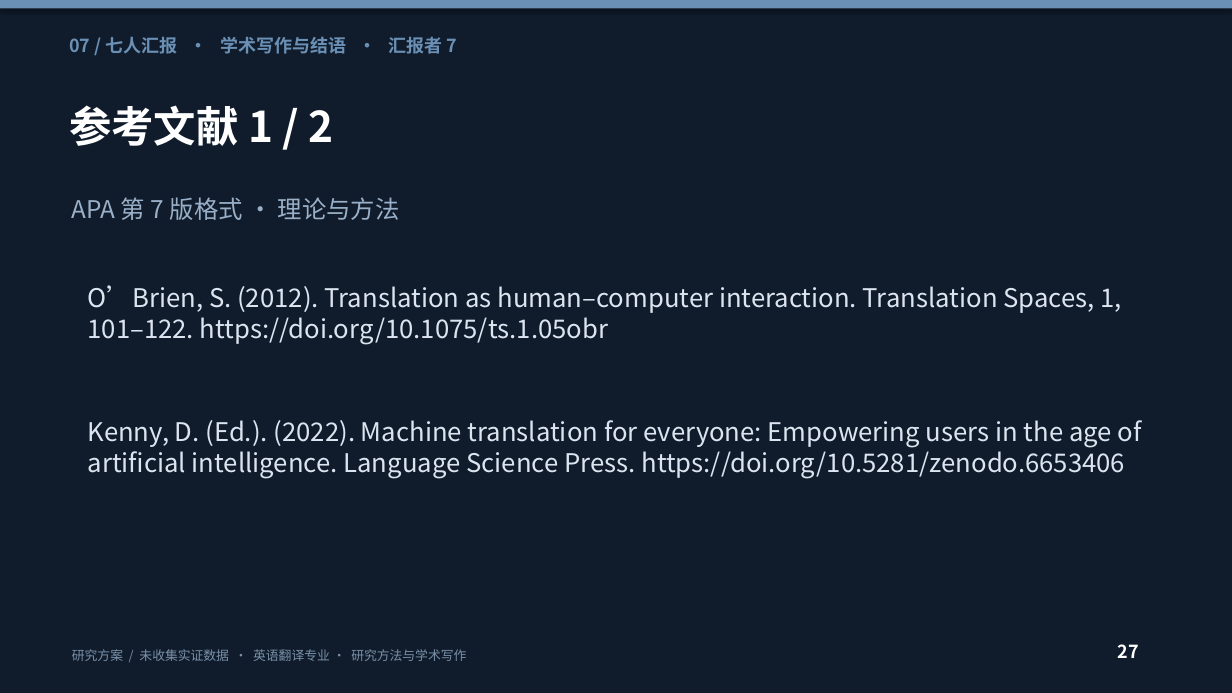
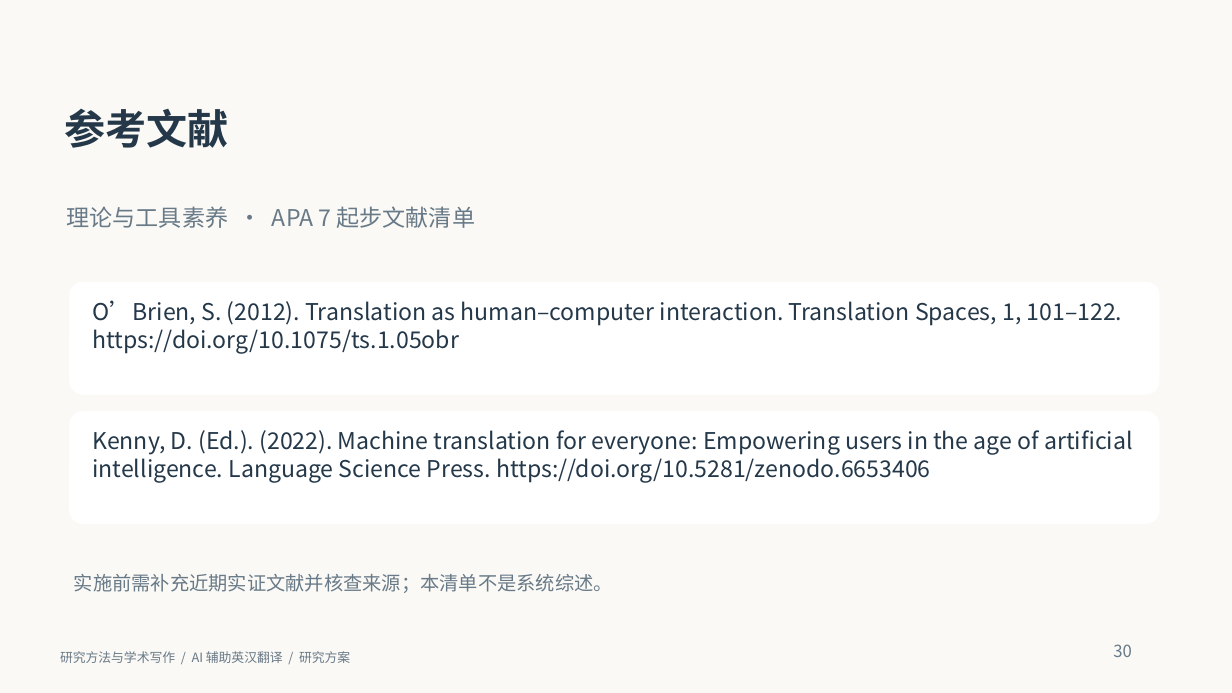
Before and after one commit to benignoguasch-ai/codex-henry, a slide deck: slide 30 of 七人汇报_AI辅助英汉翻译_研究方案.pptx (slide 27 before the commit). Drawn at 1232x693 pixels with LibreOffice and Linux fonts; fonts in the diff are those of the drawing. Boxes give left, top, right and bottom in pixels: in the first picture for what was removed or moved away, otherwise in the second. Text is boxed around its words. In the diff, an @@ line names an element or a change of style, - is before the commit and + after.

```diff
--- a/七人汇报_AI辅助英汉翻译_研究方案.pptx
+++ b/七人汇报_AI辅助英汉翻译_研究方案.pptx
@@ background #101C2C to #FAF9F5 @@
@@ rectangle removed at box(0, 0, 1232, 8) @@
@@ text removed at box(69, 37, 458, 54) @@
-07 / 七人汇报 · 学术写作与结语 · 汇报者 7
@@ text at box(65, 109, 229, 148): text changed; size 33 to 32 pt; text colour #FFFFFF to #243849 @@
-参考文献 1 / 2
+参考文献
@@ text at box(66, 206, 476, 228): text changed; size 19 to 18 pt; text colour #9AB0C8 to #687987 @@
-APA 第 7 版格式 · 理论与方法
+理论与工具素养 · APA 7 起步文献清单
@@ rounded rectangle added at box(69, 282, 1160, 395), fill #FFFFFF @@
@@ text "O’Brien, S. (2012). Translation as ...": place and size @@
-text "O’Brien, S. (2012). Translation as ..." at box(88, 285, 1122, 344)
+text "O’Brien, S. (2012). Translation as ..." at box(92, 300, 1123, 354)
@@ text "O’Brien, S. (2012). Translation as ..." at box(92, 300, 1123, 354): size 20 to 18 pt, text colour #DCE4EF to #243849; less space between paragraphs @@
@@ rounded rectangle added at box(69, 411, 1160, 524), fill #FFFFFF @@
@@ text "Kenny, D. (Ed.). (2022). Machine ..." at box(92, 430, 1133, 483): size 20 to 18 pt, text colour #DCE4EF to #243849; less space between paragraphs @@
@@ text "Kenny, D. (Ed.). (2022). Machine ...": place and size @@
-text "Kenny, D. (Ed.). (2022). Machine ..." at box(88, 420, 1142, 478)
+text "Kenny, D. (Ed.). (2022). Machine ..." at box(92, 430, 1133, 483)
@@ text added at box(74, 574, 613, 593), 15 pt, text #687987 @@
+实施前需补充近期实证文献并核查来源；本清单不是系统综述。
@@ text at box(60, 651, 350, 663): text changed; text colour #7990A8 to #687987 @@
-研究方案 / 未收集实证数据 · 英语翻译专业 · 研究方法与学术写作
+研究方法与学术写作 / AI 辅助英汉翻译 / 研究方案
@@ text added at box(1113, 644, 1131, 657), 13 pt, text #687987 @@
+30
@@ text removed at box(1118, 644, 1139, 658) @@
-27
```
Also in this commit, not shown: 1 other slide changed, 29 slides added, 26 slides removed.
